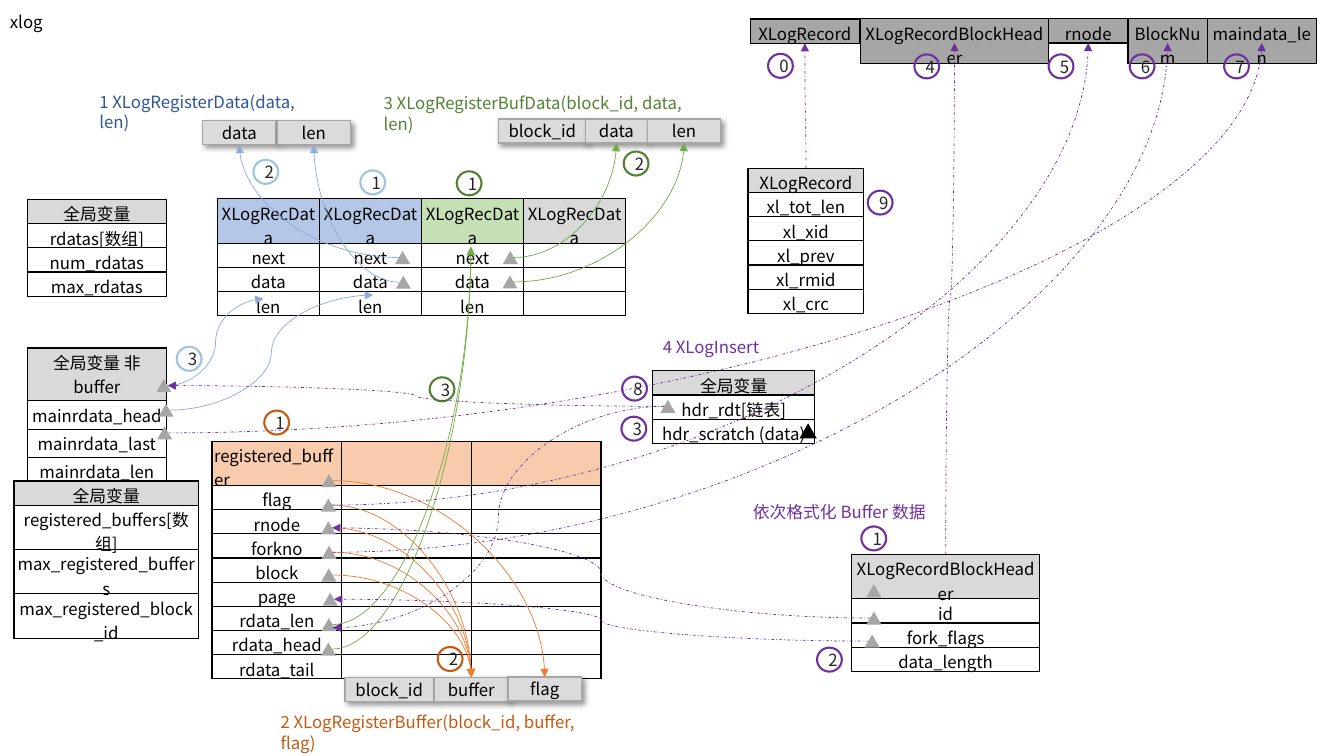
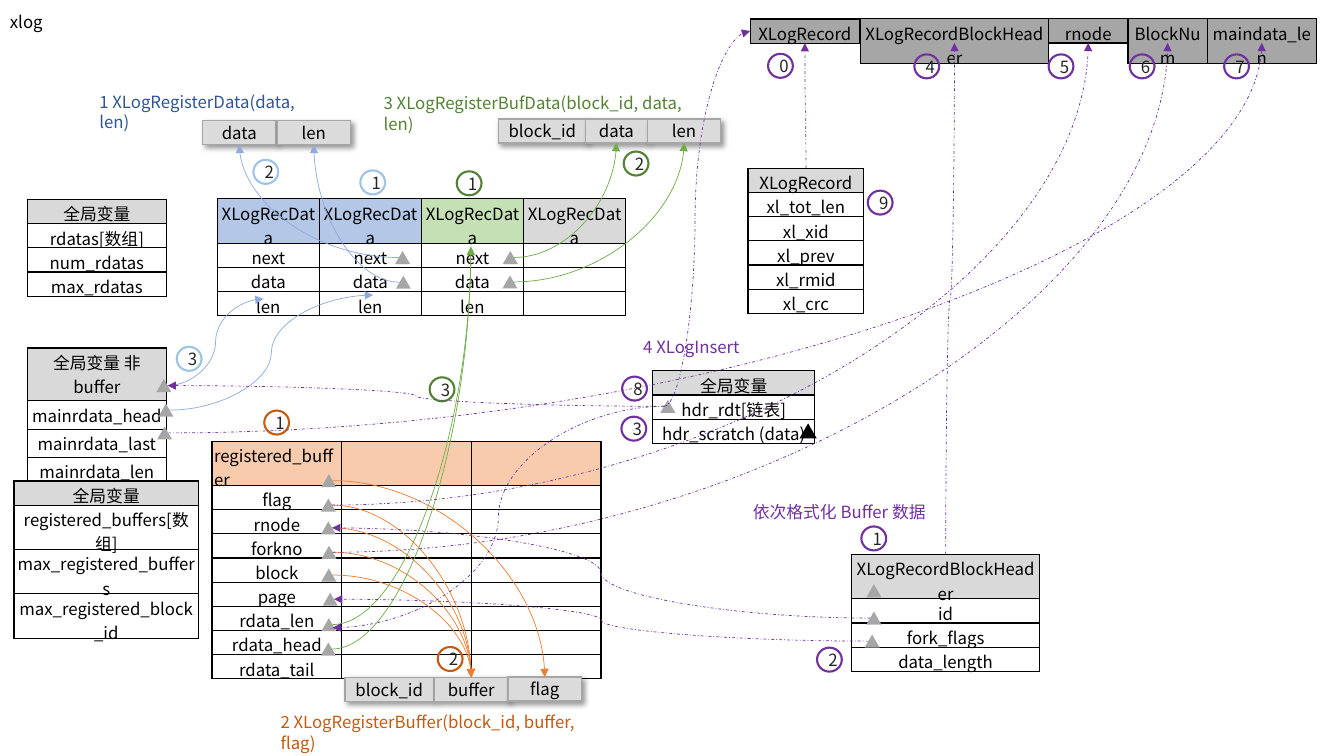
Before and after one commit to poorkk/lorand, a slide deck: slide 3 of source/ppt/postgresql.pptx. Drawn at 1344x756 pixels with LibreOffice and Linux fonts; fonts in the diff are those of the drawing. Boxes give left, top, right and bottom in pixels: in the first picture for what was removed or moved away, otherwise in the second. Text is boxed around its words. In the diff, an @@ line names an element or a change of style, - is before the commit and + after.

```diff
--- a/source/ppt/postgresql.pptx
+++ b/source/ppt/postgresql.pptx
@@ curved arrow added from (664, 406) to (750, 31), #7030A0 0.5 pt dashed @@
@@ text "4 XLogInsert" rewrapped from box(663, 340, 759, 357) to box(643, 336, 739, 357) @@
```
Also in this commit, not shown: 4 other files.
